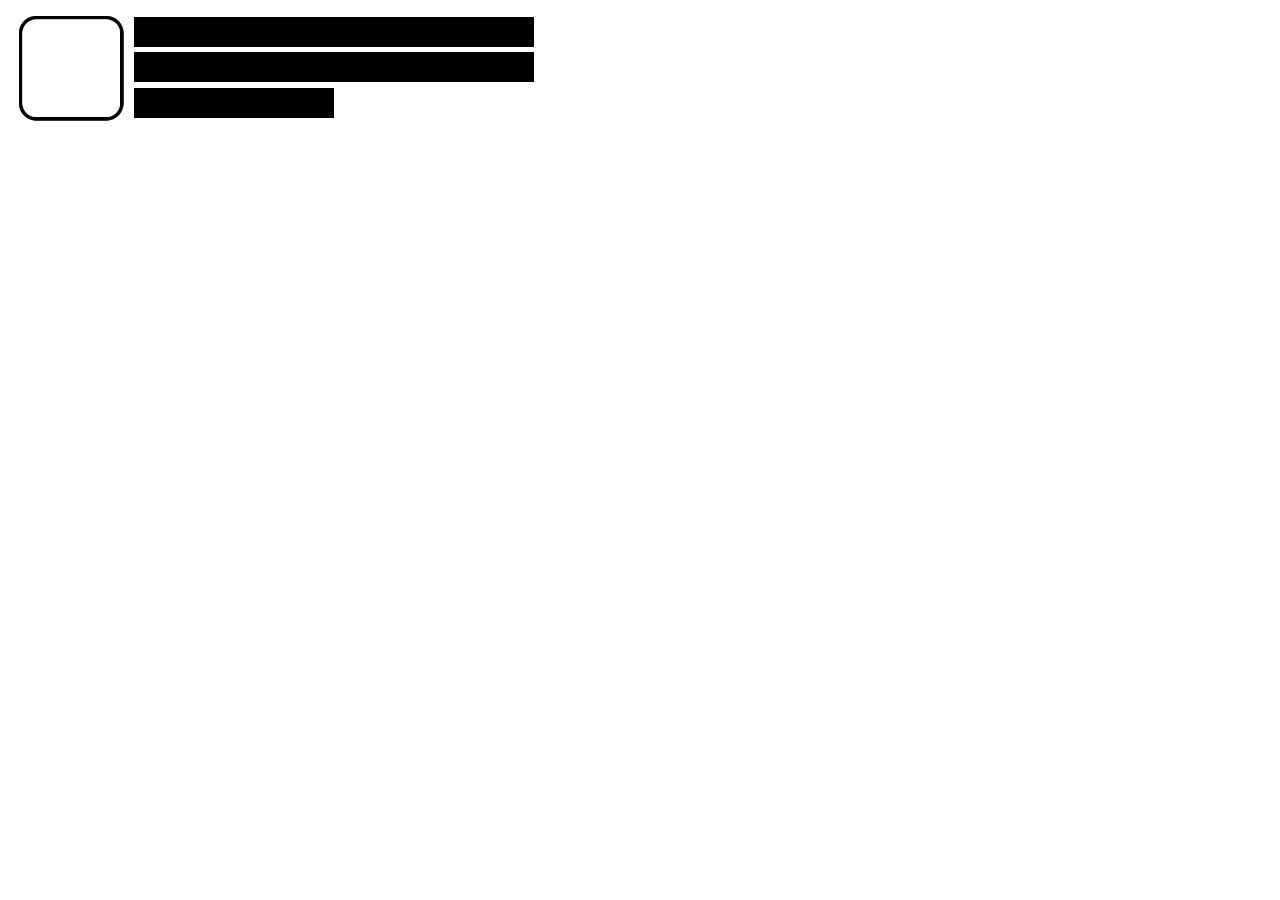
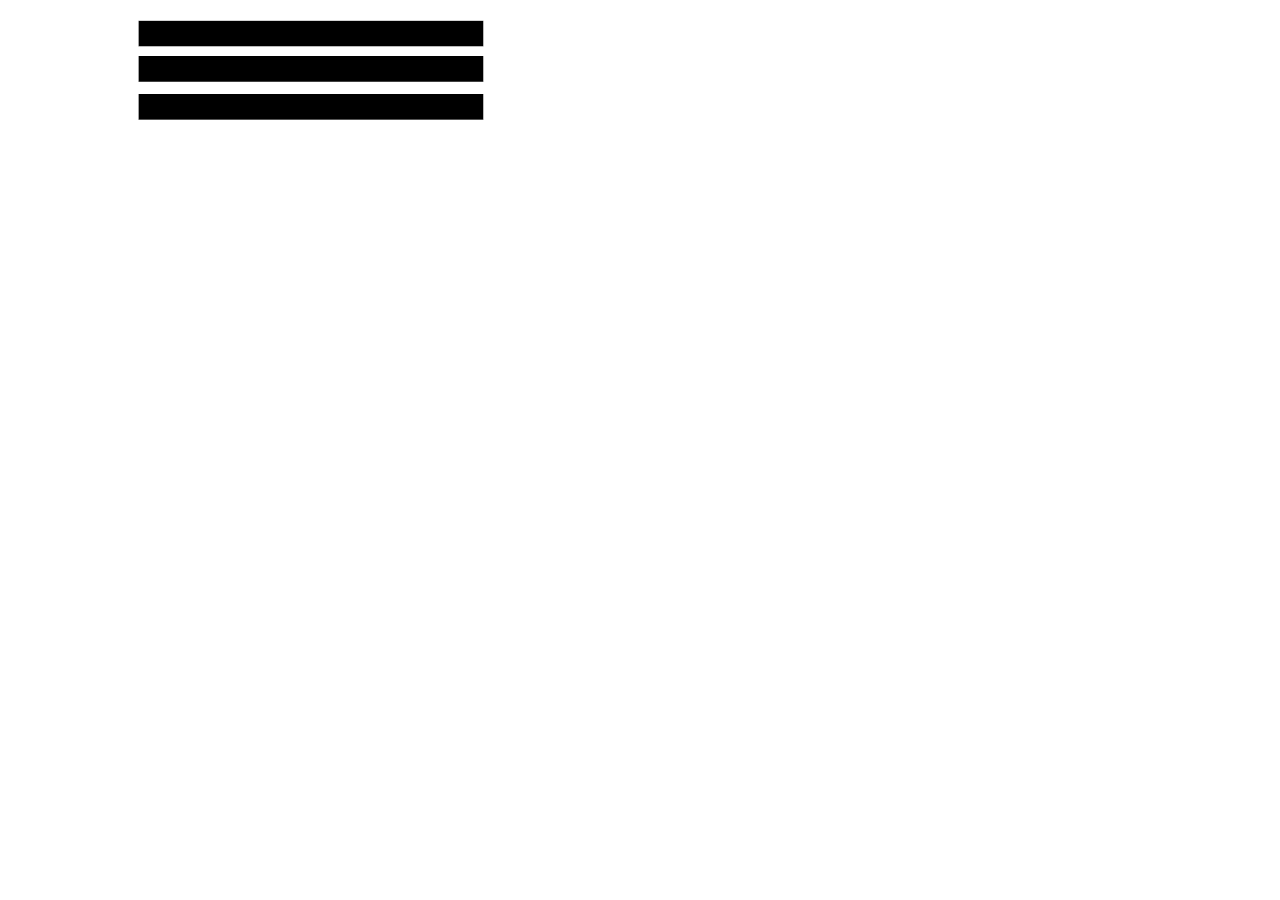
The second 1280 x 900 image is a revision of the first. Changes to its layers:
removed layer "vortex_back.png" over [134, 88, 334, 118]
removed layer "health_back.png #1" over [134, 52, 534, 82]
painted on "health_back.png" over [134, 17, 534, 47]
removed layer "health_back.png #2" over [134, 17, 534, 120]
painted on "bordered.png" over [19, 16, 487, 121]
